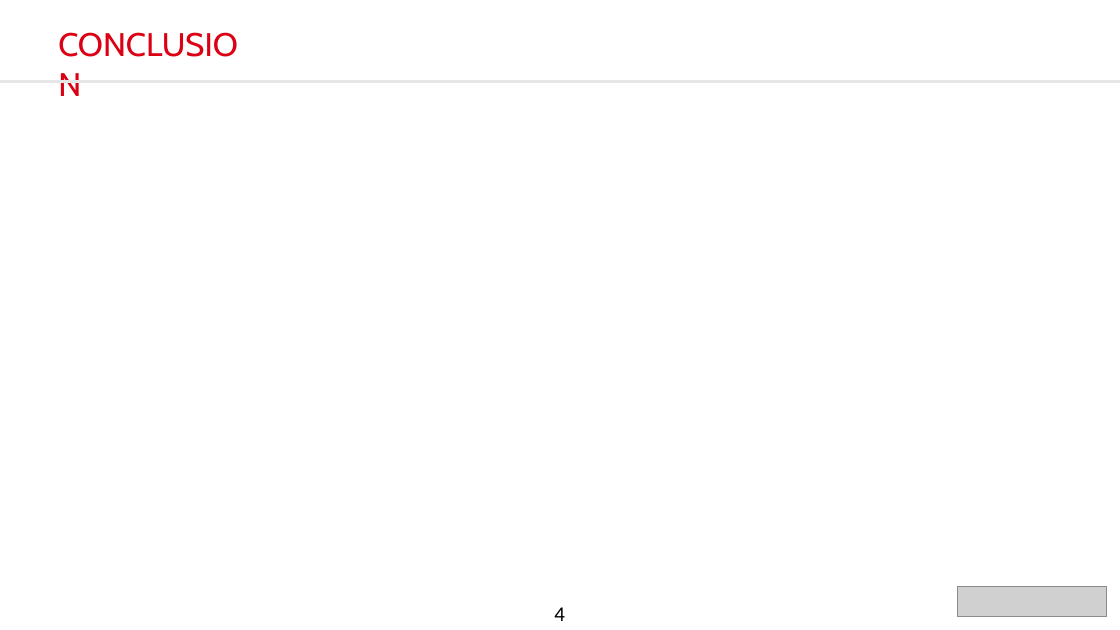
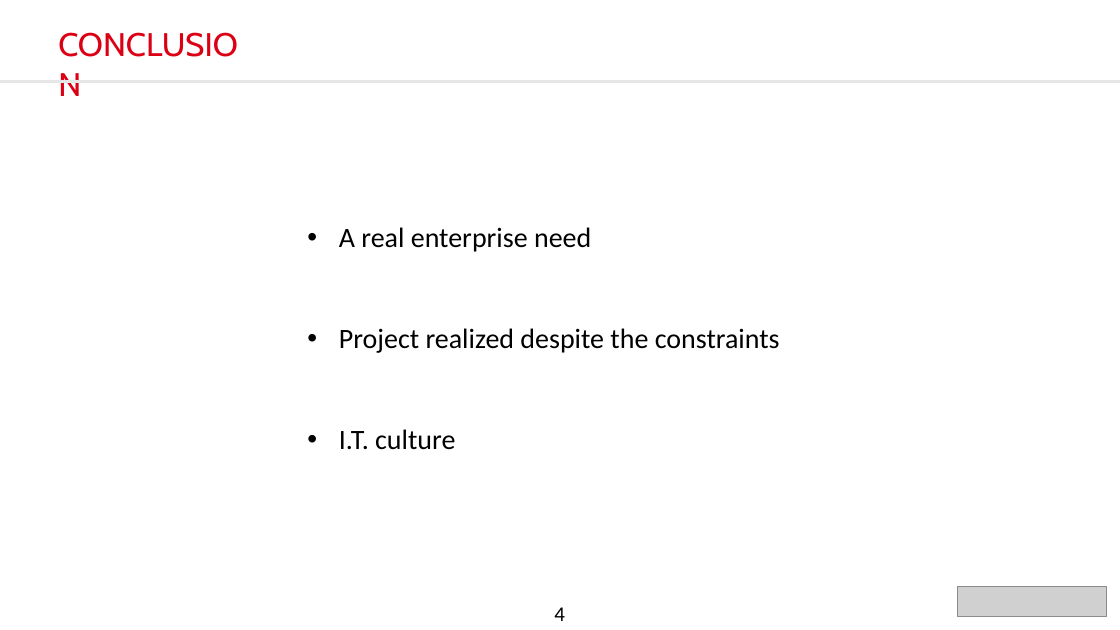
Before and after one commit to DylanChe/SupervisionSerre, a slide deck: slide 9 of suivi_perso/dylan/PresentationOralBlancAnglais.pptx (slide 10 before the commit). Drawn at 1120x630 pixels with LibreOffice and Linux fonts; fonts in the diff are those of the drawing; grey boxes stand for pictures. Boxes give left, top, right and bottom in pixels: in the first picture for what was removed or moved away, otherwise in the second. Text is boxed around its words. In the diff, an @@ line names an element or a change of style, - is before the commit and + after.

```diff
--- a/suivi_perso/dylan/PresentationOralBlancAnglais.pptx
+++ b/suivi_perso/dylan/PresentationOralBlancAnglais.pptx
@@ text added at box(339, 227, 780, 450), 24 pt, text #000000 @@
+• A real enterprise need
+• Project realized despite the constraints
+• I.T. culture
```
Also in this commit, not shown: 7 other slides changed, 1 slide removed.
